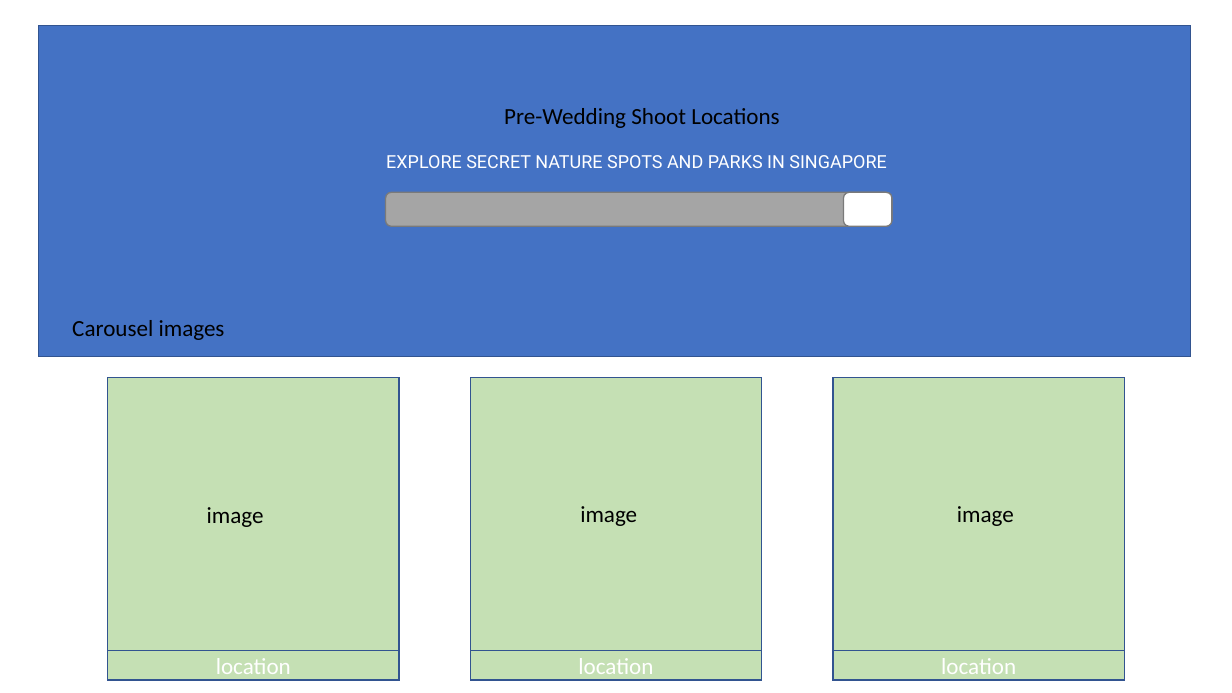
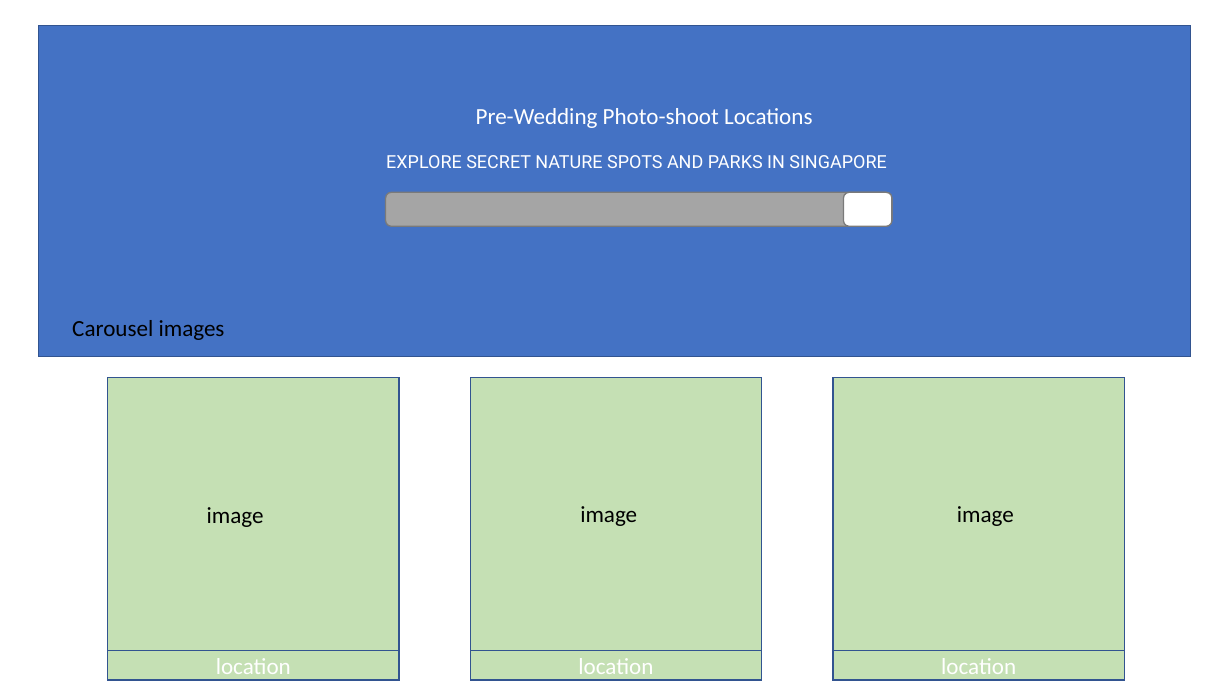
Before and after one commit to annette-p/pre-wedding-photoshoot-locations, a slide deck: slide 2 of wireframe.pptx. Drawn at 1232x693 pixels with LibreOffice and Linux fonts; fonts in the diff are those of the drawing. Boxes give left, top, right and bottom in pixels: in the first picture for what was removed or moved away, otherwise in the second. Text is boxed around its words. In the diff, an @@ line names an element or a change of style, - is before the commit and + after.

```diff
--- a/wireframe.pptx
+++ b/wireframe.pptx
@@ text at (x1=476, y1=108, x2=812, y2=128): text changed; text colour #000000 to #FFFFFF @@
-Pre-Wedding Shoot Locations
+Pre-Wedding Photo-shoot Locations
```
Also in this commit, not shown: 2 other slides changed, 1 slide added, 10 slides removed, 42 other files.
